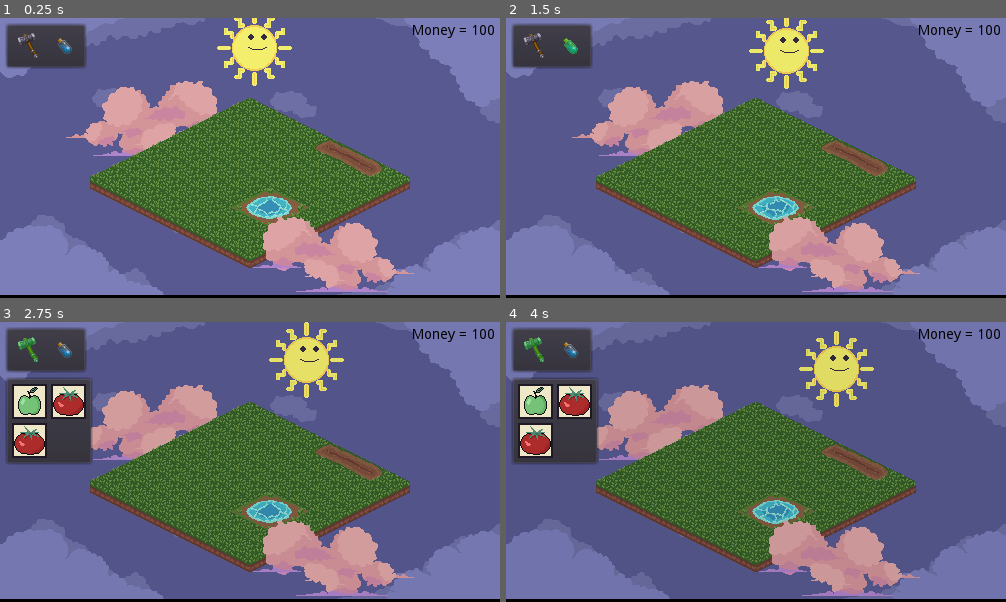
Above: before the commit, frames 1-4 (two rows, left to right).
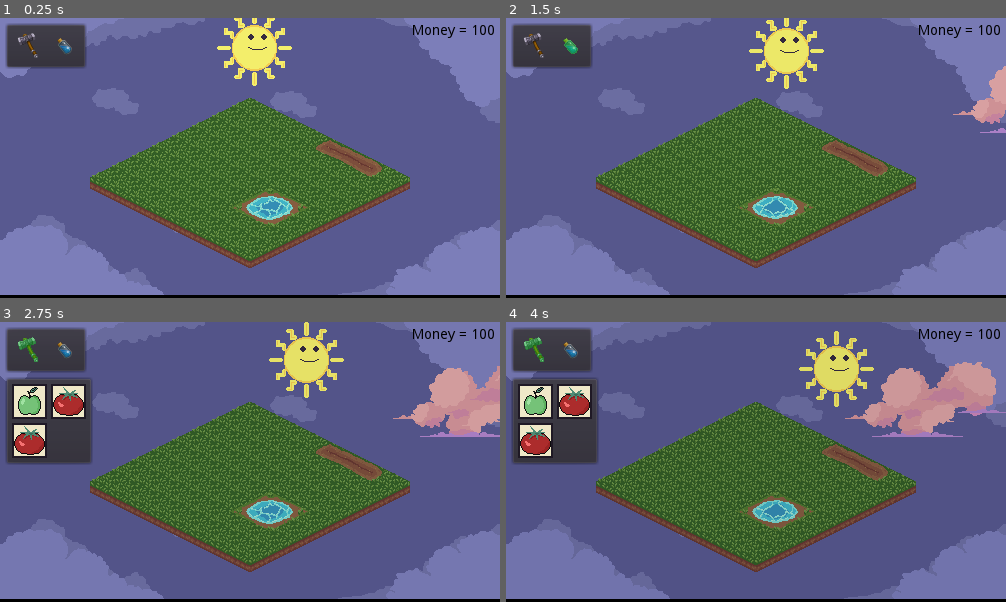
Above: after the commit, the same moments.

Repository: Valentino-02/New-Wild-Jam
Game: Godot game, scene res://src/levels/Test_Level.tscn
Two runs of this game, one before a commit and one after it. Both use one fixed random seed, a clock stepped at 60 frames per second and the inputs below.
Inputs (mouse positions are in pixels of both pictures, inside the frame that each line leads up to):
- Up to frame 1 (0.25 s): no input
- Up to frame 2 (1.5 s): click (536, 46) at 0.5 s; click (571, 46) at 1.25 s
- Up to frame 3 (2.75 s): click (30, 350) at 2 s
- Up to frame 4 (4 s): click (576, 400) at 2.77 s; click (536, 439) at 3.52 s

The runs differ from the first frame. In frame 1, 9.5% of the frame differs, in the area x 13-83%, y 22-98%; in frame 2, 10%; in frame 3, 13%; in frame 4, 14%, in the area x 18-100%, y 14-98%.

Commit message:
cloud movement

Diff:
--- /dev/null
+++ b/src/background/Clouds.gd
@@ -0,0 +1,12 @@
+extends Node2D
+
+onready var anim_player = $AnimationPlayer
+
+func _ready():
+	_play_first()
+
+func _play_first():
+	anim_player.play("move_first")
+
+func _play_second():
+	anim_player.play("move_second")
--- /dev/null
+++ b/src/background/Clouds.tscn
@@ -0,0 +1,127 @@
+[gd_scene load_steps=6 format=2]
+
+[ext_resource path="res://assets/sprites/background/Clouds.png" type="Texture" id=1]
+[ext_resource path="res://src/background/Clouds.gd" type="Script" id=2]
+
+[sub_resource type="Animation" id=1]
+length = 0.001
+tracks/0/type = "value"
+tracks/0/path = NodePath("First:position")
+tracks/0/interp = 1
+tracks/0/loop_wrap = true
+tracks/0/imported = false
+tracks/0/enabled = true
+tracks/0/keys = {
+"times": PoolRealArray( 0 ),
+"transitions": PoolRealArray( 1 ),
+"update": 0,
+"values": [ Vector2( 688.777, 54.7284 ) ]
+}
+tracks/1/type = "value"
+tracks/1/path = NodePath("Second:position")
+tracks/1/interp = 1
+tracks/1/loop_wrap = true
+tracks/1/imported = false
+tracks/1/enabled = true
+tracks/1/keys = {
+"times": PoolRealArray( 0 ),
+"transitions": PoolRealArray( 1 ),
+"update": 0,
+"values": [ Vector2( 677.106, 41.9384 ) ]
+}
+
+[sub_resource type="Animation" id=2]
+resource_name = "move_first"
+length = 20.0
+tracks/0/type = "value"
+tracks/0/path = NodePath("First:position")
+tracks/0/interp = 1
+tracks/0/loop_wrap = true
+tracks/0/imported = false
+tracks/0/enabled = true
+tracks/0/keys = {
+"times": PoolRealArray( 0, 19.8 ),
+"transitions": PoolRealArray( 1, 1 ),
+"update": 0,
+"values": [ Vector2( 688.777, 54.7284 ), Vector2( -168.641, 54.7284 ) ]
+}
+tracks/1/type = "method"
+tracks/1/path = NodePath(".")
+tracks/1/interp = 1
+tracks/1/loop_wrap = true
+tracks/1/imported = false
+tracks/1/enabled = true
+tracks/1/keys = {
+"times": PoolRealArray( 19.8 ),
+"transitions": PoolRealArray( 1 ),
+"values": [ {
+"args": [  ],
+"method": "_play_second"
+} ]
+}
+
+[sub_resource type="Animation" id=3]
+resource_name = "move_second"
+length = 20.0
+tracks/0/type = "value"
+tracks/0/path = NodePath("Second:position")
+tracks/0/interp = 1
+tracks/0/loop_wrap = true
+tracks/0/imported = false
+tracks/0/enabled = true
+tracks/0/keys = {
+"times": PoolRealArray( 0, 20 ),
+"transitions": PoolRealArray( 1, 1 ),
+"update": 0,
+"values": [ Vector2( 677.106, 41.9384 ), Vector2( -166.042, 41.9384 ) ]
+}
+tracks/1/type = "method"
+tracks/1/path = NodePath(".")
+tracks/1/interp = 1
+tracks/1/loop_wrap = true
+tracks/1/imported = false
+tracks/1/enabled = true
+tracks/1/keys = {
+"times": PoolRealArray( 19.9 ),
+"transitions": PoolRealArray( 1 ),
+"values": [ {
+"args": [  ],
+"method": "_play_first"
+} ]
+}
+
+[node name="Clouds" type="Node2D"]
+script = ExtResource( 2 )
+
+[node name="First" type="Node2D" parent="."]
+position = Vector2( 688.777, 54.7284 )
+
+[node name="Cloud" type="Sprite" parent="First"]
+position = Vector2( -103.827, 21.1893 )
+rotation = 3.14159
+scale = Vector2( 1, -1 )
+z_index = -1
+texture = ExtResource( 1 )
+
+[node name="Cloud2" type="Sprite" parent="First"]
+position = Vector2( 83.6976, 156.801 )
+texture = ExtResource( 1 )
+
+[node name="Second" type="Node2D" parent="."]
+position = Vector2( 677.106, 41.9384 )
+
+[node name="Cloud" type="Sprite" parent="Second"]
+position = Vector2( -103.827, 21.1893 )
+rotation = 3.14159
+scale = Vector2( 1, -1 )
+z_index = -1
+texture = ExtResource( 1 )
+
+[node name="Cloud2" type="Sprite" parent="Second"]
+position = Vector2( 83.6976, 156.801 )
+texture = ExtResource( 1 )
+
+[node name="AnimationPlayer" type="AnimationPlayer" parent="."]
+anims/RESET = SubResource( 1 )
+anims/move_first = SubResource( 2 )
+anims/move_second = SubResource( 3 )
--- a/src/levels/Test_Level.tscn
+++ b/src/levels/Test_Level.tscn
@@ -1,13 +1,13 @@
 [gd_scene load_steps=17 format=2]
 
 [ext_resource path="res://src/systems/tiles/GroundTileMap.tscn" type="PackedScene" id=1]
+[ext_resource path="res://src/background/Clouds.tscn" type="PackedScene" id=2]
 [ext_resource path="res://src/levels/Level.gd" type="Script" id=3]
 [ext_resource path="res://src/systems/Mouse.gd" type="Script" id=4]
 [ext_resource path="res://src/UI/Money_Display.tscn" type="PackedScene" id=5]
 [ext_resource path="res://assets/sprites/background/map1-Sheet-export.png" type="Texture" id=6]
 [ext_resource path="res://src/background/Sun_and_Moon.tscn" type="PackedScene" id=7]
 [ext_resource path="res://assets/sprites/background/Background.png" type="Texture" id=8]
-[ext_resource path="res://assets/sprites/background/Clouds.png" type="Texture" id=9]
 [ext_resource path="res://src/systems/tiles/WaterTileMap.gd" type="Script" id=10]
 [ext_resource path="res://src/systems/tiles/DirtTileMap.gd" type="Script" id=11]
 [ext_resource path="res://src/UI/ActionMenu.tscn" type="PackedScene" id=12]
@@ -79,25 +79,17 @@
 
 [node name="Background" type="Sprite" parent="."]
 position = Vector2( 0, 58.2711 )
+z_index = -2
 texture = ExtResource( 8 )
-
-[node name="Cloud" type="Sprite" parent="."]
-position = Vector2( -103.827, 21.1893 )
-rotation = 3.14159
-scale = Vector2( 1, -1 )
-texture = ExtResource( 9 )
-
-[node name="SunAndMoon" parent="." instance=ExtResource( 7 )]
-position = Vector2( 0, 150 )
 
 [node name="Floor" type="AnimatedSprite" parent="."]
 position = Vector2( 10, 85 )
 frames = SubResource( 3 )
+frame = 1
 playing = true
 
-[node name="Cloud2" type="Sprite" parent="."]
-position = Vector2( 83.6976, 156.801 )
-texture = ExtResource( 9 )
+[node name="SunAndMoon" parent="." instance=ExtResource( 7 )]
+position = Vector2( 0, 150 )
 
 [node name="Mouse" type="Node2D" parent="."]
 position = Vector2( 1.68179, 0 )
@@ -122,6 +114,9 @@
 
 [node name="BoardObjectSort" type="YSort" parent="."]
 
+[node name="Clouds" parent="." instance=ExtResource( 2 )]
+position = Vector2( -242.865, -78.3505 )
+
 [node name="AnimationPlayer" type="AnimationPlayer" parent="."]
 anims/DayNight = SubResource( 4 )
 anims/RESET = SubResource( 5 )
